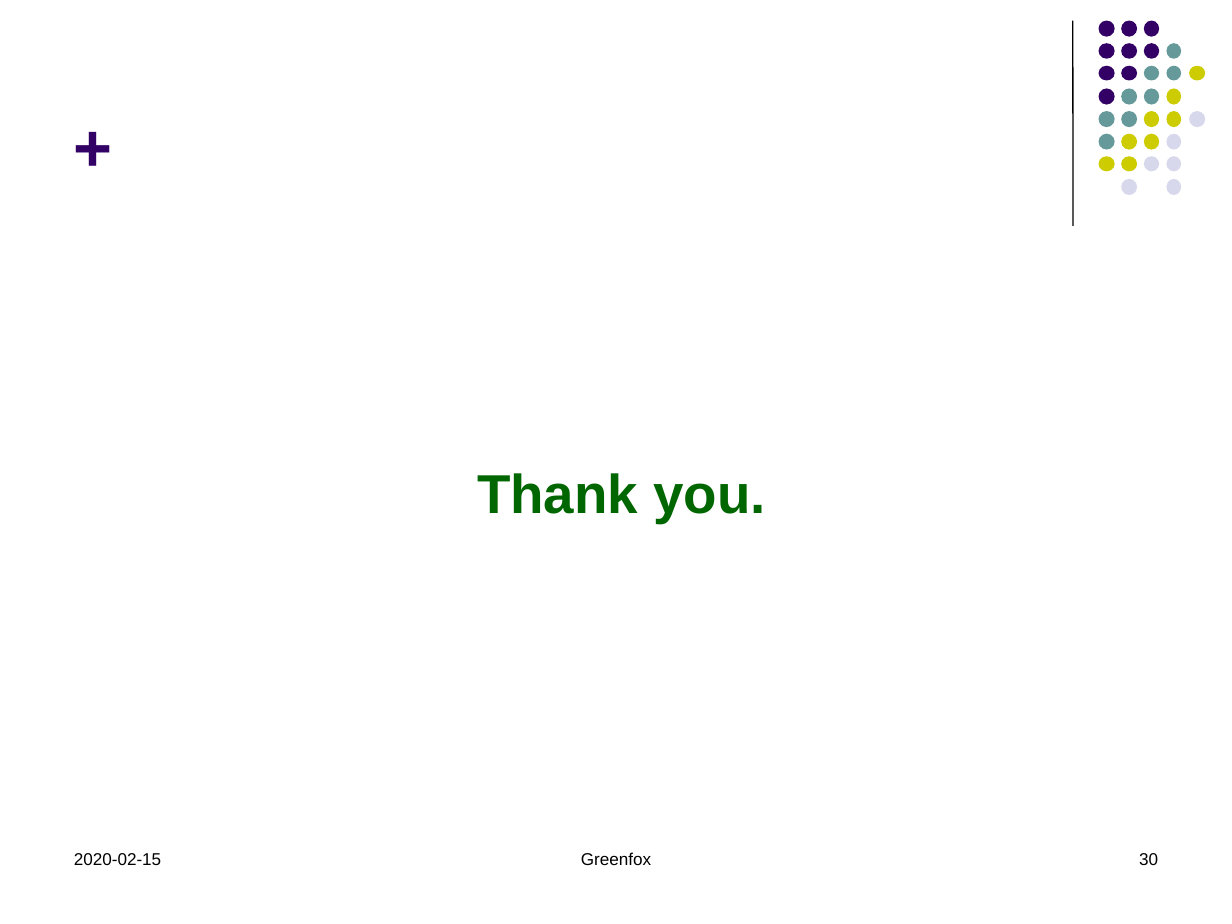
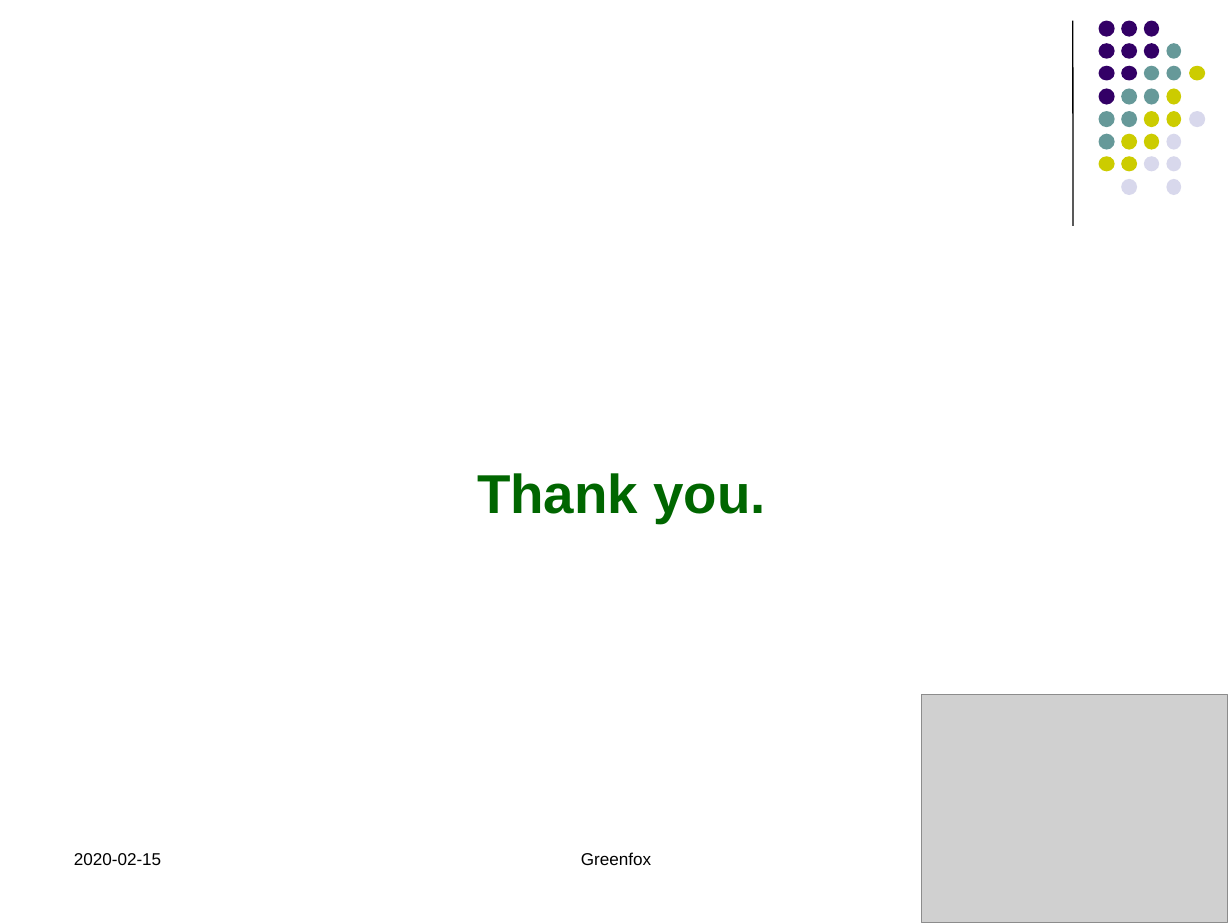
Before and after one commit to hrennau/greenfox, a slide deck: slide 30 of documentation/greenfox-xmlprague-2020.pptx. Drawn at 1232x924 pixels with LibreOffice and Linux fonts; fonts in the diff are those of the drawing; grey boxes stand for pictures. Boxes give left, top, right and bottom in pixels: in the first picture for what was removed or moved away, otherwise in the second. Text is boxed around its words. In the diff, an @@ line names an element or a change of style, - is before the commit and + after.

```diff
--- a/documentation/greenfox-xmlprague-2020.pptx
+++ b/documentation/greenfox-xmlprague-2020.pptx
@@ title removed at <box>62,16,1078,191</box> @@
-+
@@ picture added at <box>922,695,1227,923</box> @@
@@ page number removed at <box>1139,853,1158,865</box> @@
-30
```
Also in this commit, not shown: 4 other slides changed, 3 other files.
